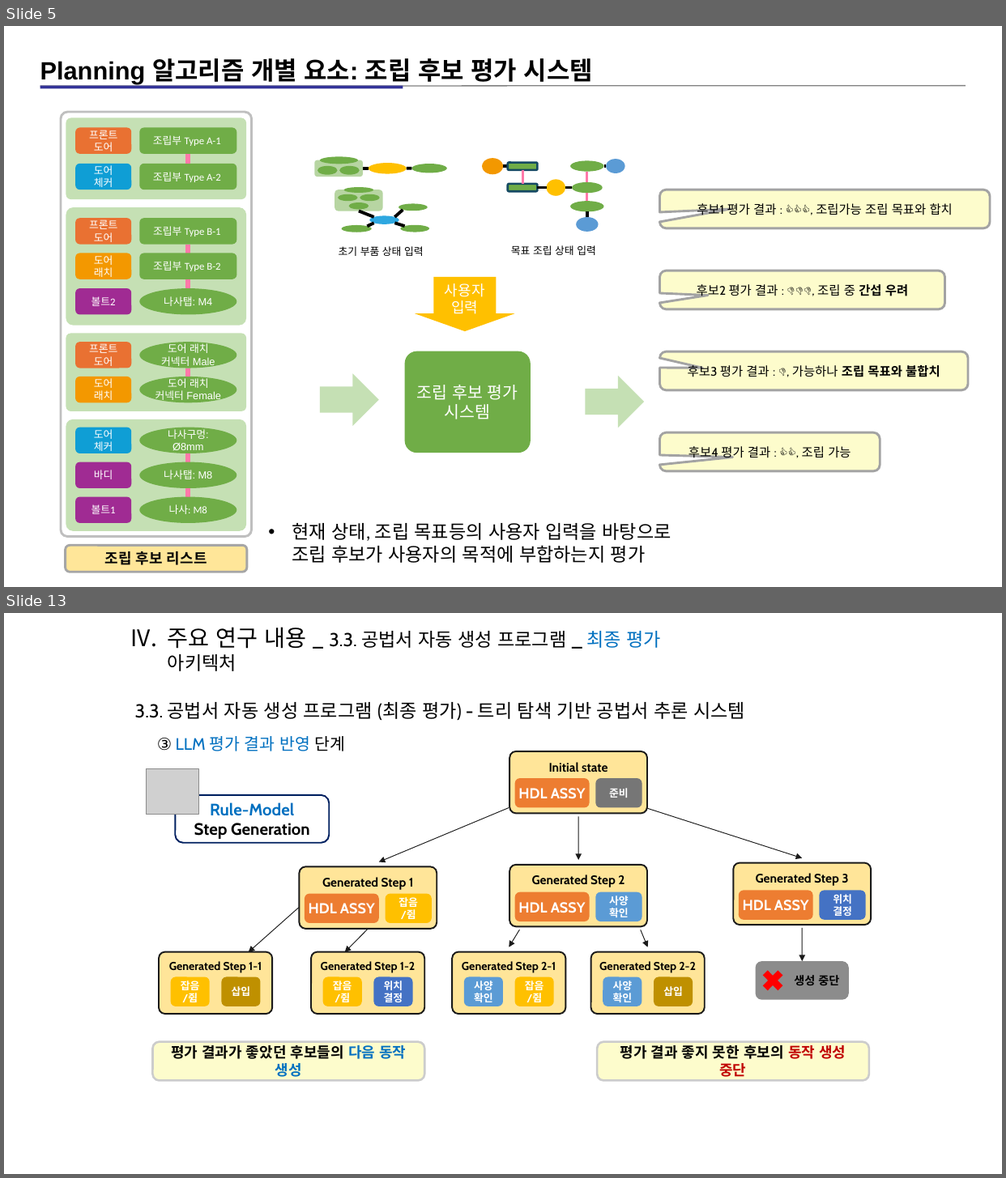
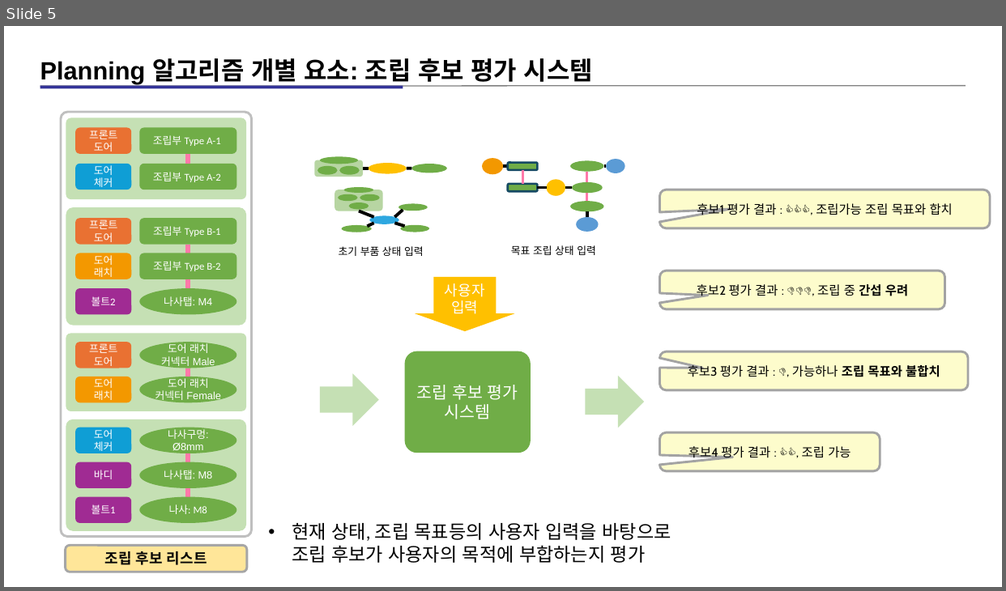
Before and after one commit to kimz1121/test, a slide deck: 현대차 심볼릭 플레너 예시 설명 자료_13_아키텍쳐_자료(작성중).pptx. Shown one above the other, each under a label of ours: slides 5 and 13 before the commit, slide 5 after it; the slides between them are not shown. The pictures are 1006x1178 and 1006x591 pixels, drawn with LibreOffice and Linux fonts; fonts in the diff are those of the drawing; grey boxes stand for pictures. Boxes give left, top, right and bottom in pixels: in the first picture for what was removed or moved away, otherwise in the second. Text is boxed around its words. In the diff, an @@ line names an element or a change of style, - is before the commit and + after.

```diff
--- a/현대차 심볼릭 플레너 예시 설명 자료_13_아키텍쳐_자료(작성중).pptx
+++ b/현대차 심볼릭 플레너 예시 설명 자료_13_아키텍쳐_자료(작성중).pptx
@@ slide 13 removed at (4, 613, 1002, 1174), background #FFFFFF @@
@@ text removed at (168, 627, 661, 671) @@
-IV. 주요 연구 내용 _ 3.3. 공법서 자동 생성 프로그램 _ 최종 평가 아키텍처
@@ text removed at (135, 702, 745, 720) @@
-3.3. 공법서 자동 생성 프로그램 (최종 평가) - 트리 탐색 기반 공법서 추론 시스템
@@ text removed at (157, 736, 346, 752) @@
-③ LLM 평가 결과 반영 단계
@@ picture removed at (147, 769, 198, 814) @@
@@ rounded rectangle removed at (176, 795, 330, 843) @@
-Rule-Model
-Step Generation
@@ group removed at (159, 752, 871, 1014): 25 rounded rectangles, 8 arrows, 8 texts, 1 cross @@
-준비
-HDL ASSY
-Initial state
-잡음
-/쥠
-HDL ASSY
-Generated Step 1
-사양
-확인
-HDL ASSY
-Generated Step 2
-Generated Step 1-1
-잡음
-/쥠
-삽입
-Generated Step 1-2
-잡음
-/쥠
-위치
-결정
-Generated Step 2-1
-사양
-확인
-잡음
-/쥠
-Generated Step 2-2
-사양
-확인
-삽입
-위치
-결정
-HDL ASSY
-Generated Step 3
-생성 중단
@@ rounded rectangle removed at (153, 1042, 424, 1081) @@
-평가 결과가 좋았던 후보들의 다음 동작 생성
@@ rounded rectangle removed at (597, 1042, 868, 1081) @@
-평가 결과 좋지 못한 후보의 동작 생성 중단
```
Also in this commit, not shown: 4 slides changed, 2 slides added, 6 other slides removed.
